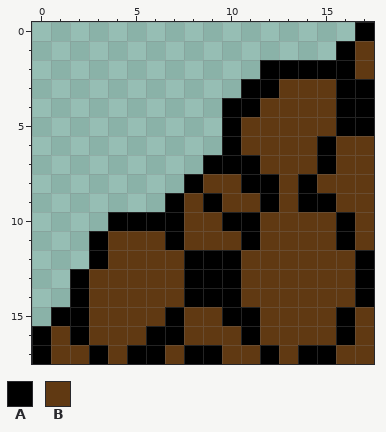
Two versions of one pixel-art sprite, sprites/Spr_Cliff_Corner_Back/179f94d4-e4c4-4e85-830e-df874ea1d858.png. Above is the file before it was changed.
The file is 18x18 pixels.
Palette (. is transparent): A #000000  B #603912
Pixels before, first column x 0:
 0 .................A
 1 ................AB
 2 ............AAAAAB
 3 ...........AABBBAA
 4 ..........AABBBBAA
 5 ..........ABBBBBAA
 6 ..........ABBBBABB
 7 .........AAABBBABB
 8 ........ABBAABABBB
 9 .......ABABBABAABB
10 ....AAAABBAABBBBAB
11 ...ABBBABBBABBBBAB
12 ...ABBBBAAABBBBBBA
13 ..ABBBBBAAABBBBBBA
14 ..ABBBBBAAABBBBBBA
15 .AABBBBABBAABBBBAB
16 ABABBBAABBBABBBBAB
17 ABBABAABAABBABAABB
Now the later version:
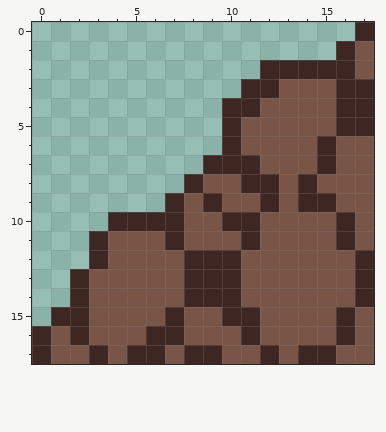
Edits made:
colour A: #000000 -> #3e2723
colour B: #603912 -> #795548
Where, in picture pixels (left, top, right, bottom), the same in both pictures:
changed: (32, 22, 374, 364)
